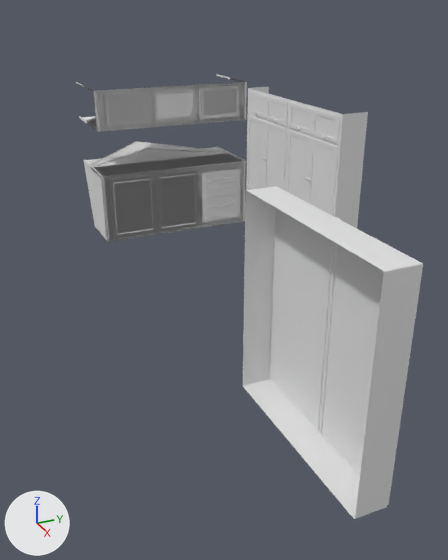
One commit to the glTF model public/models/Interior/Cabinets & Storage.glb: the scene before it, then after it.
The view is the same before and after, from a 50 mm camera at (4.73, -3.26, 4.0) aimed at (-1.78, -0.33, 0.75). The lights are fixed; the arrows at lower left show +X, +Y and +Z. The older version comes first. Where no turn or scale is listed for an object, it has been applied to the vertices.

Objects in the first picture: 'Extended V-Nose Cabinet', 'Extended V-Nose Overhead Cabinet', 'Flat Front Cabinet', 'Flat Front Overhead Cabinet', 'Floor to Ceiling Cabinet', 'Gooseneck Cabinet', 'Slant V-Nose Cabinet', 'Slant V-Nose Overhead Cabinet', 'Slot', 'V-Nose Cabinet', 'Wheel Wall Cabinet' and 2 more.
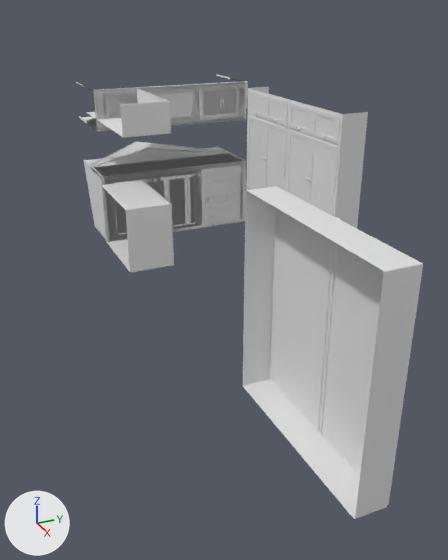
Pixel boxes (x1, y1, x2, y2) of what changed, in the pictures (448 x 560 px):
'Wall Run Cabinet', added: after (98, 168, 246, 273)
'Overhead Wall Run Cabinet', added: after (86, 81, 248, 138)

The change, as a list of edits to the scene's bpy script:
```text
Add me_wall_run_cabinet:
    me_wall_run_cabinet.from_pydata(...)  # 868 vertices, 1665 faces; spans x -4.95..-2.98, y -1.21..1.2, z 0.52..1.43
    me_wall_run_cabinet.materials.append(mat_material)  # white #e7e7e7
Add me_overhead_wall_run_cabinet:
    me_overhead_wall_run_cabinet.from_pydata(...)  # 747 vertices, 1428 faces; spans x -4.94..-2.88, y -1.21..1.21, z 2.4..2.8
    me_overhead_wall_run_cabinet.materials.append(mat_material)  # white #e7e7e7
Add ob_wall_run_cabinet:
    ob_wall_run_cabinet = bpy.data.objects.new('Wall Run Cabinet', me_wall_run_cabinet)
    ob_wall_run_cabinet.location = (0.0, 0.0, 0.0)
Add ob_overhead_wall_run_cabinet:
    ob_overhead_wall_run_cabinet = bpy.data.objects.new('Overhead Wall Run Cabinet', me_overhead_wall_run_cabinet)
    ob_overhead_wall_run_cabinet.location = (0.0, 0.0, 0.0)
```
